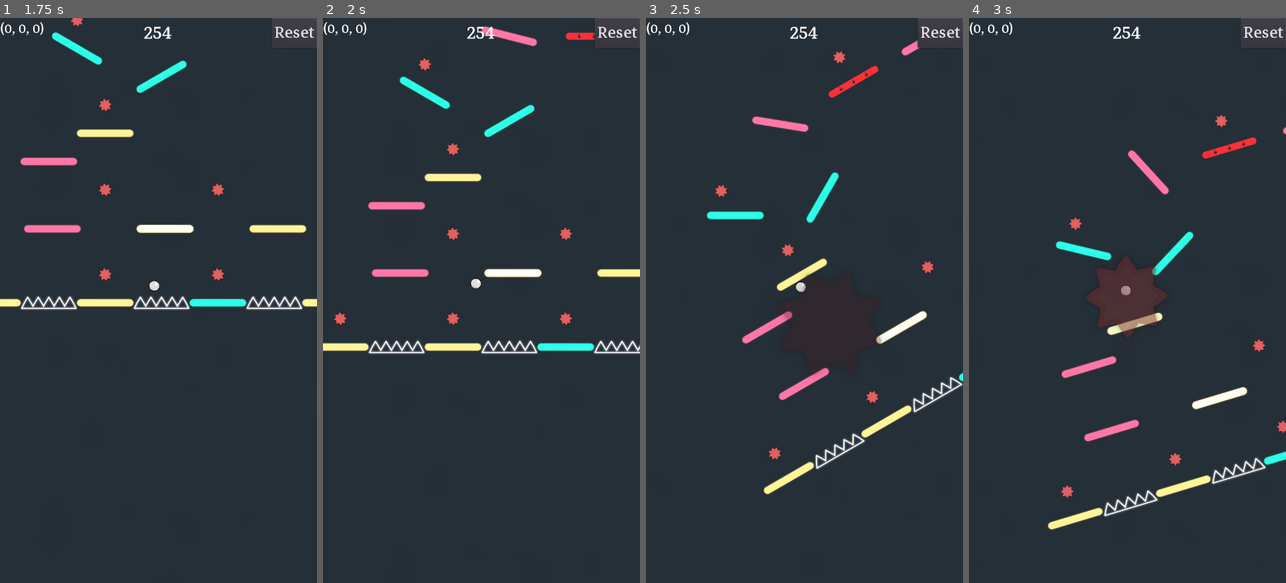
Above: before the commit, frames 1-4 (left to right).
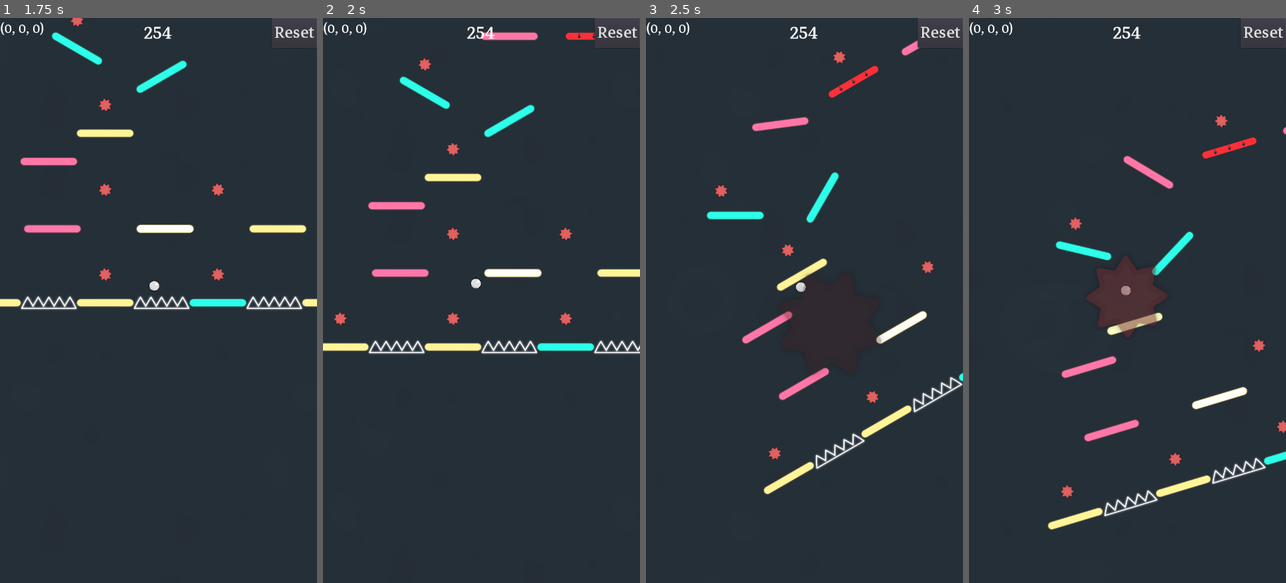
Above: after the commit, the same moments.

Repository: dolorismachina/Pivot
Game: Godot game, scene res://Scenes/Main/Main.tscn
Two runs of this game, one before a commit and one after it. Both use one fixed random seed, a clock stepped at 60 frames per second and the inputs below. The engine's default icon, where the game draws it, is replaced by a stand-in: a white triangle on a blue panel in a dark square.
Inputs (mouse positions are in pixels of both pictures, inside the frame that each line leads up to):
- Up to frame 1 (1.75 s): move the mouse to (142, 413) at 0.52 s; hold Space (space) 0.53-1.28 s; hold Right (ui_right) from 0.53 s (still down); click (142, 413) at 0.67 s; move the mouse to (253, 385) at 1.27 s; tap Space (space) at 1.35 s
- Up to frame 2 (2 s): keep holding Right (ui_right)
- Up to frame 3 (2.5 s): move the mouse to (709, 215) at 2.02 s; release Right (ui_right) at 2.03 s; hold Left (ui_left) from 2.03 s (still down); hold Space (space) from 2.03 s (still down)
- Up to frame 4 (3 s): keep holding Left (ui_left); move the mouse to (1143, 300) at 2.77 s; release Space (space) at 2.78 s; tap Space (space) at 2.85 s; click (1143, 300) at 2.92 s

Frame 1 is identical in both runs. In frame 2, 0.3% of the frame differs, in the area x 49-68%, y 1-5%; in frame 3, 0.3%, in the area x 33-52%, y 17-21%; in frame 4, 0.3%.
Error in both runs: Invalid get index 'modulate' (on base: 'Tween'). (res://Scenes/Blocks/Block/Block.gd:52)

Commit message:
Stop spinning block until the player starts the game
Fix for #4
Introduce activate() and deactivate() in the base class.

Diff:
--- a/Scenes/Blocks/Block/Block.gd
+++ b/Scenes/Blocks/Block/Block.gd
@@ -59,38 +59,6 @@
 	$ColliderTimer.start()
 	$CollisionShape2D.disabled = true
 
-	if previous_block:
-		previous_block.fade_out()
-		previous_block.disable()
-
-	if next_block:
-		next_block.fade_in()
-
-		next_block.enable()
-
-
-func fade_out():
-	var m1 = get_node('./Sprite').modulate
-	var m1_new = Color(m1.r, m1.g, m1.b, 0.05)
-	$Tween.interpolate_property($Sprite, 'modulate', m1, m1_new, 0.5, Tween.TRANS_CUBIC, Tween.EASE_IN)
-
-	# var m2 = previous_block.get_node('./Sprite').modulate
-	# var m2_new = Color(m2.r, m2.g, m2.b, 0)
-	# $Tween.interpolate_property(previous_block.get_node('./Sprite'), 'modulate', m2, m2_new, 0.5, Tween.TRANS_CUBIC, Tween.EASE_IN)
-
-	$Tween.start()
-
-
-func fade_in():
-	var m1 = get_node('./Sprite').modulate
-	var m1_new = Color(m1.r, m1.g, m1.b, 1)
-	$Tween.interpolate_property($Sprite, 'modulate', m1, m1_new, 0.5, Tween.TRANS_CUBIC, Tween.EASE_IN)
-
-	# var m2 = next_block.get_node('./Sprite').modulate
-	# var m2_new = Color(m2.r, m2.g, m2.b, 0.1)
-	# $Tween.interpolate_property(next_block.get_node('./Sprite'), 'modulate', m2, m2_new, 0.5, Tween.TRANS_CUBIC, Tween.EASE_IN)
-
-	$Tween.start()
 
 func show():
 	$Sprite.visible = true
@@ -115,5 +83,11 @@
 		$CollisionShape2D.disabled = false
 
 
+func activate():
+	pass
+
+func deactivate():
+	pass
+
 func reset():
 	pass
--- a/Scenes/Blocks/SpinningBlock/SpinningBlock.gd
+++ b/Scenes/Blocks/SpinningBlock/SpinningBlock.gd
@@ -4,8 +4,23 @@
 
 onready var default_rotation = rotation
 
+var is_spinning = false
+
+
 func _process(delta):
-	self.rotate(deg2rad(50) * delta)
+	if is_spinning:
+		self.rotate(deg2rad(50) * delta)
+
+
+func activate():
+	.activate()
+
+	is_spinning = true
+
+func deactivate():
+	.deactivate()
+
+	is_spinning = false
 
 
 func reset():
--- a/Scenes/Levels/Level.gd
+++ b/Scenes/Levels/Level.gd
@@ -7,7 +7,6 @@
 
 var previous_position : Vector2 = Vector2()
 var distance_moved : Vector2 = Vector2()
-
 
 
 func follow_player(player):
@@ -45,11 +44,15 @@
 
 		block = (block as Block)
 		block.reset()
+		block.deactivate()
 
 
 func start():
-	#reset_blocks()
-	pass
+	for block in $Pivot/Content/Blocks.get_children():
+		if not block is Block:
+			return
+
+		(block as Block).activate()
 
 
 func get_start_position() -> Vector2:
